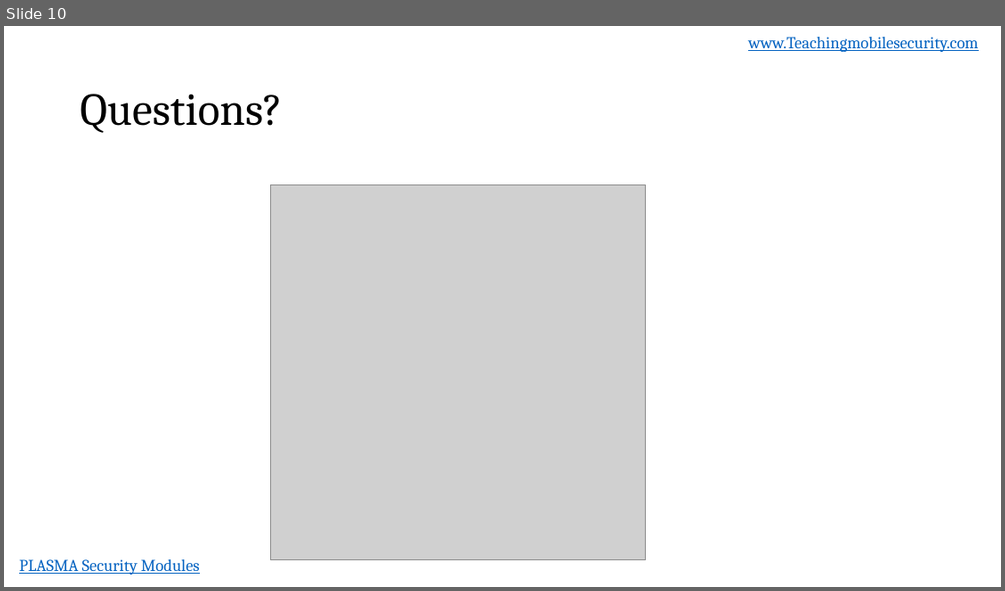
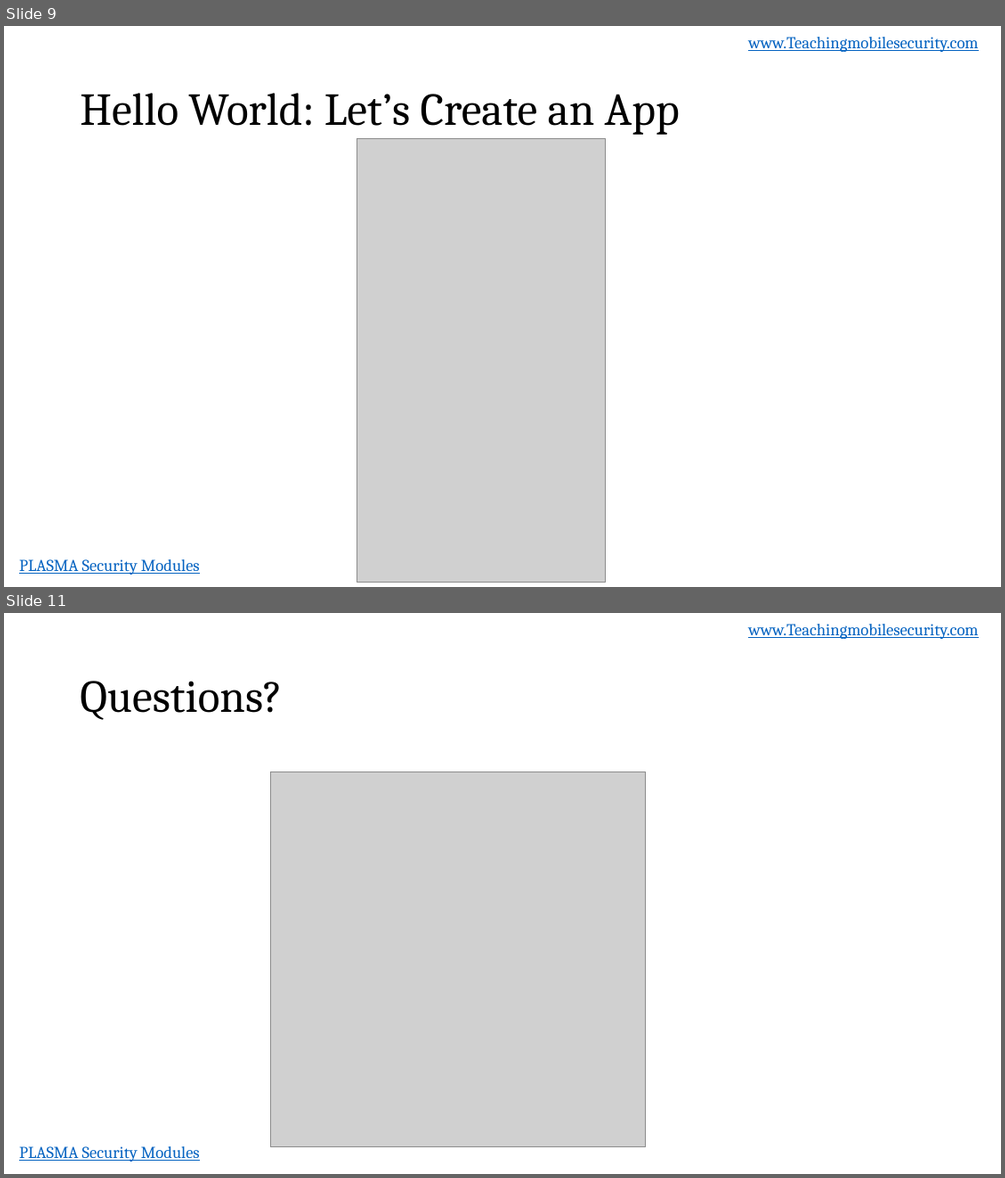
Before and after one commit to dan7800/VulnerableAndroidAppOracle, a slide deck: Vulnerabilities/AndroidIntro/AndroidIntroduction.pptx. Shown one above the other, each under a label of ours: slide 10 before the commit, slides 9 and 11 after it; the slides between them are not shown. The pictures are 1005x591 and 1005x1178 pixels, drawn with LibreOffice and Linux fonts; fonts in the diff are those of the drawing; grey boxes stand for pictures; background and template pictures are left out. Boxes give left, top, right and bottom in pixels: in the first picture for what was removed or moved away, otherwise in the second. Text is boxed around its words. In the diff, an @@ line names an element or a change of style, - is before the commit and + after.

```diff
--- a/Vulnerabilities/AndroidIntro/AndroidIntroduction.pptx
+++ b/Vulnerabilities/AndroidIntro/AndroidIntroduction.pptx
@@ slide 9 added at [4, 26, 1001, 587], background #FFFFFF; not listed: 2 template elements that a slide beside it also shows @@
@@ title added at [80, 93, 680, 135], 44 pt, text #000000 @@
+Hello World: Let’s Create an App
@@ picture added at [357, 138, 606, 581] @@
@@ what was slide 10 is now slide 11 @@
```
Also in this commit, not shown: 2 slides changed, 7 other slides added, 7 slides removed.
